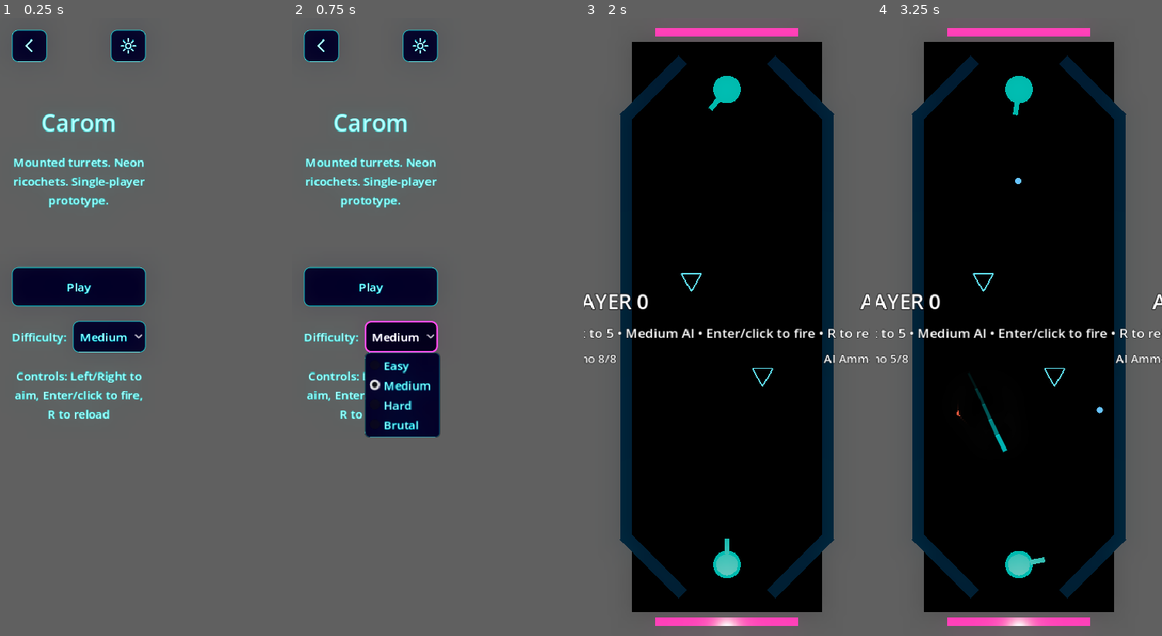
Above: before the commit, frames 1-4 (left to right).
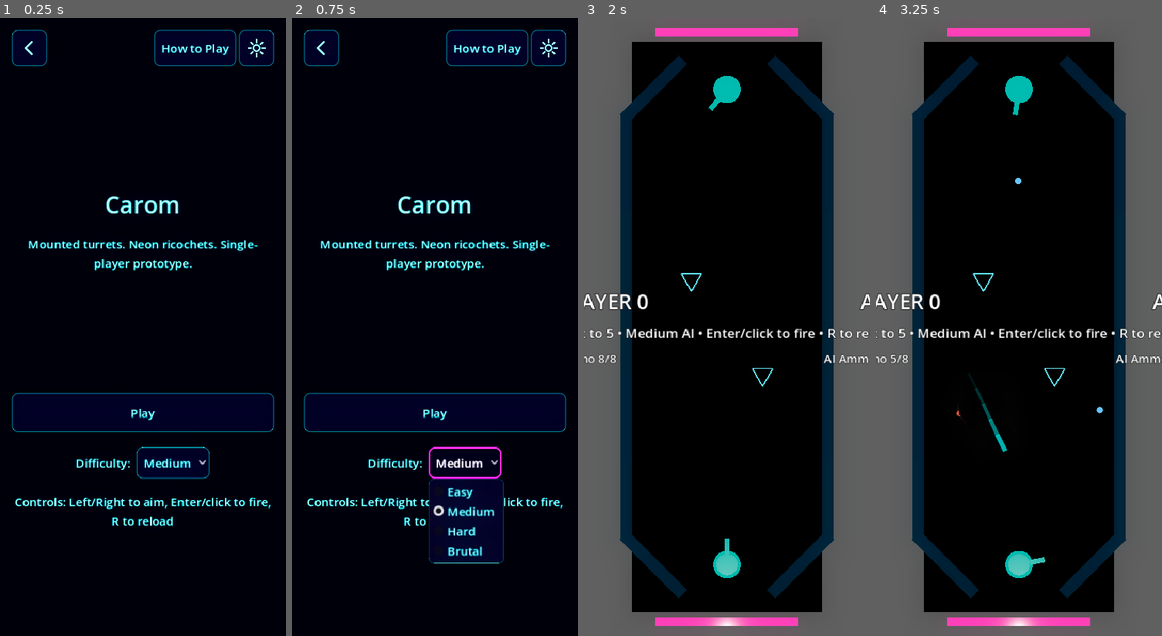
Above: after the commit, the same moments.

Repository: mchambers-mojang/sweet-vinegar-games
Game: Godot game, scene res://scenes/carom_menu.tscn
Same seed, same stepped clock (60 frames per second), same inputs: the game is played once before the commit and once after it. This scene is started directly instead of the project's main scene.
Inputs (mouse positions are in pixels of both pictures, inside the frame that each line leads up to):
- Up to frame 1 (0.25 s): no input
- Up to frame 2 (0.75 s): click "Medium" at 0.5 s
- Up to frame 3 (2 s): click "Play" at 1.25 s
- Up to frame 4 (3.25 s): tap Enter (ui_accept) at 2, 2.27, 2.75 s; move the mouse to (1081, 296) at 2.02 s; hold Right (ui_right) 2.03-2.75 s; hold Shift 2.03-2.75 s; click (1081, 296) at 2.17 s; drag from (961, 357) to (1004, 450) at 2.77 s

The runs differ from the first frame. In frame 1, 99% of the frame differs, in the area x 0-100%, y 0-100%; in frame 2, 97%; in frame 3, less than 0.1%; in frame 4, less than 0.1%.

Commit message:
fix: UI bugs — replay sizing, menu dropdowns, carom menu, debug overlay
- Replay player: set PRESET_FULL_RECT on board visual so it fills the
  adapter container (fixes tiny/offset replays for Shikaku and Blockudoku)
- Sudoku/Shikaku menus: replace toggle-to-expand button lists with
  always-visible OptionButton dropdowns (matching Carom pattern)
- Carom menu: change root to PanelContainer with background + fix
  MarginContainer layout so it renders full-screen like other menus
- Carom: add How To Play support (help topic + help text)
- Debug overlay: lower tap threshold from 7 to 5 and widen window to
  1.0s so it triggers alongside the Carom unlock gesture

Co-authored-by: Copilot <223556219+Copilot@users.noreply.github.com>

Diff:
--- a/carom/scripts/carom_menu.gd
+++ b/carom/scripts/carom_menu.gd
@@ -26,6 +26,14 @@
 	return Scenes.CAROM_ARENA
 
 
+func _get_display_name() -> String:
+	return "Carom"
+
+
+func _get_help_topic() -> String:
+	return "carom"
+
+
 func _has_save_support() -> bool:
 	return false
 
--- a/scenes/carom_menu.tscn
+++ b/scenes/carom_menu.tscn
@@ -1,16 +1,21 @@
-[gd_scene load_steps=2 format=3]
+[gd_scene load_steps=3 format=3]
 
 [ext_resource type="Script" path="res://carom/scripts/carom_menu.gd" id="1"]
 
-[node name="CaromMenu" type="Control"]
+[sub_resource type="StyleBoxFlat" id="StyleBoxFlat_bg"]
+bg_color = Color(1, 1, 1, 1)
+
+[node name="CaromMenu" type="PanelContainer"]
 anchors_preset = 15
 anchor_right = 1.0
 anchor_bottom = 1.0
 grow_horizontal = 2
 grow_vertical = 2
+theme_override_styles/panel = SubResource("StyleBoxFlat_bg")
 script = ExtResource("1")
 
 [node name="MarginContainer" type="MarginContainer" parent="."]
+layout_mode = 2
 theme_override_constants/margin_left = 40
 theme_override_constants/margin_top = 40
 theme_override_constants/margin_right = 40
--- a/scenes/main_menu.tscn
+++ b/scenes/main_menu.tscn
@@ -10,8 +10,25 @@
 unique_name_in_owner = true
 text = "Sudoku"
 
-[node name="DifficultyContainer" type="VBoxContainer" parent="MarginContainer/VBoxContainer" index=8]
+[node name="DifficultyRow" type="HBoxContainer" parent="MarginContainer/VBoxContainer" index=6]
+layout_mode = 2
+alignment = 1
+
+[node name="DifficultyLabel" type="Label" parent="MarginContainer/VBoxContainer/DifficultyRow"]
+layout_mode = 2
+text = "Difficulty: "
+
+[node name="DifficultyButton" type="OptionButton" parent="MarginContainer/VBoxContainer/DifficultyRow"]
 unique_name_in_owner = true
 layout_mode = 2
-alignment = 1
-theme_override_constants/separation = 8
+item_count = 5
+popup/item_0/text = "Easy"
+popup/item_1/text = "Medium"
+popup/item_1/id = 1
+popup/item_2/text = "Hard"
+popup/item_2/id = 2
+popup/item_3/text = "Expert"
+popup/item_3/id = 3
+popup/item_4/text = "Evil"
+popup/item_4/id = 4
+selected = 1
--- a/scenes/shikaku_menu.tscn
+++ b/scenes/shikaku_menu.tscn
@@ -9,8 +9,27 @@
 [node name="MarginContainer/VBoxContainer/TitleLabel" parent="."]
 text = "Shikaku"
 
-[node name="SizeContainer" type="VBoxContainer" parent="MarginContainer/VBoxContainer" index=8]
+[node name="SizeRow" type="HBoxContainer" parent="MarginContainer/VBoxContainer" index=6]
+layout_mode = 2
+alignment = 1
+
+[node name="SizeLabel" type="Label" parent="MarginContainer/VBoxContainer/SizeRow"]
+layout_mode = 2
+text = "Grid size: "
+
+[node name="SizeButton" type="OptionButton" parent="MarginContainer/VBoxContainer/SizeRow"]
 unique_name_in_owner = true
 layout_mode = 2
-alignment = 1
-theme_override_constants/separation = 8
+item_count = 6
+popup/item_0/text = "5×5"
+popup/item_1/text = "7×7"
+popup/item_1/id = 1
+popup/item_2/text = "8×8"
+popup/item_2/id = 2
+popup/item_3/text = "10×10"
+popup/item_3/id = 3
+popup/item_4/text = "12×12"
+popup/item_4/id = 4
+popup/item_5/text = "15×15"
+popup/item_5/id = 5
+selected = 3
--- a/scripts/autoload/debug_overlay.gd
+++ b/scripts/autoload/debug_overlay.gd
@@ -1,7 +1,7 @@
 extends CanvasLayer
 
 const MAX_ANALYTICS_EVENTS := 8
-const VERSION_TAP_WINDOW_SEC := 0.8
+const VERSION_TAP_WINDOW_SEC := 1.0
 
 var _enabled: bool = false
 var _overlay_active: bool = false
@@ -45,7 +45,7 @@
 	_version_taps.append(now)
 	while _version_taps.size() > 0 and now - _version_taps[0] > VERSION_TAP_WINDOW_SEC:
 		_version_taps.remove_at(0)
-	if _version_taps.size() >= 7:
+	if _version_taps.size() >= 5:
 		_version_taps.clear()
 		_toggle_overlay("version_tap")
 
--- a/scripts/effects/how_to_play.gd
+++ b/scripts/effects/how_to_play.gd
@@ -8,6 +8,7 @@
 	"sudoku": "Fill the 9×9 grid so every row, column, and 3×3 box contains the digits 1–9 exactly once.\n\n• Tap a cell, then tap a number to place it\n• Use Notes mode to mark possible candidates\n• In Strict mode, 3 wrong answers ends the game\n• Double-tap a cell to highlight its row/column/box",
 	"shikaku": "Divide the grid into rectangles so each rectangle contains exactly one number, and that number equals the rectangle's area.\n\n• Drag to draw a rectangle\n• Tap an existing rectangle to remove it\n• Every cell must be covered by exactly one rectangle\n• Use Hint if you get stuck",
 	"blockudoku": "Place blocks on the 9×9 grid to fill complete rows, columns, or 3×3 boxes — filled lines are cleared fo …(196 unchanged characters)…
+	"carom": "Aim your mounted turret and ricochet projectiles into the opponent's goal.\n\n• Left/Right to aim your turret\n• Enter or click to fire\n• R to reload (bullets load slowly over time)\n• Ammo returns when projectiles reach a goal area\n• Puck has irregular contact points — momentum is unpredictable",
 }
 
 
--- a/scripts/replays/replay_player.gd
+++ b/scripts/replays/replay_player.gd
@@ -70,6 +70,7 @@
 	_visual.size_flags_vertical = Control.SIZE_EXPAND_FILL
 	_visual.size_flags_horizontal = Control.SIZE_EXPAND_FILL
 	adapter_container.add_child(_visual)
+	_visual.set_anchors_and_offsets_preset(Control.PRESET_FULL_RECT)
 
 	# Board _ready() has now run; initialize to the recorded initial state.
 	_adapter.reset_to_state(_initial_state, _visual)
--- a/scripts/shikaku/shikaku_menu.gd
+++ b/scripts/shikaku/shikaku_menu.gd
@@ -6,13 +6,10 @@
 @onready var new_game_button: Button = %NewGameButton
 @onready var stats_button: Button = %StatsButton
 @onready var settings_button: Button = $MarginContainer/VBoxContainer/TopBar/SettingsButton
-@onready var size_container: VBoxContainer = %SizeContainer
+@onready var size_button: OptionButton = %SizeButton
 @onready var back_button: Button = $MarginContainer/VBoxContainer/TopBar/BackButton
 
 const SIZE_OPTIONS := [5, 7, 8, 10, 12, 15]
-const SIZE_NAMES := {5: "5×5", 7: "7×7", 8: "8×8", 10: "10×10", 12: "12×12", 15: "15×15"}
-
-var _showing_sizes := false
 
 
 # --- GameMenu overrides ---
@@ -42,13 +39,12 @@
 
 
 func _on_menu_ready() -> void:
-	size_container.visible = false
-	_setup_size_buttons()
+	size_button.selected = 3  # Default to 10×10
 
 
 func _start_game() -> void:
-	# After abandon, show size selector instead of starting immediately
-	_toggle_sizes()
+	var grid_size: int = SIZE_OPTIONS[size_button.selected]
+	_start_new_game_with_size(grid_size)
 
 
 func _resume_game(data: Dictionary) -> void:
@@ -67,40 +63,12 @@
 	GameStatsManager.set_counter("shikaku", "current_streak", 0)
 
 
-# --- Shikaku-specific: size selector ---
+# --- Shikaku-specific ---
 
-func _on_new_game_pressed() -> void:
-	# Override base: toggle size selector instead of immediate start
-	if GameSaveManager.has_saved_game("shikaku"):
-		if _showing_sizes:
-			_toggle_sizes()
-			return
-		_show_abandon_dialog()
-	else:
-		_toggle_sizes()
-
-
-func _toggle_sizes() -> void:
-	_showing_sizes = not _showing_sizes
-	size_container.visible = _showing_sizes
-
-
-func _on_size_selected(grid_size: int) -> void:
+func _start_new_game_with_size(grid_size: int) -> void:
 	SceneTransition.transition_with_callback(func() -> void:
 		var game_scene: Node = load(_get_game_scene_path()).instantiate()
 		get_tree().root.add_child(game_scene)
 		game_scene.start_new_game(grid_size, grid_size)
 		queue_free()
 	)
-
-
-func _setup_size_buttons() -> void:
-	for child in size_container.get_children():
-		child.queue_free()
-	for s in SIZE_OPTIONS:
-		var btn := Button.new()
-		btn.text = SIZE_NAMES[s]
-		btn.custom_minimum_size = Vector2(200, 44)
-		var grid_size: int = s
-		btn.pressed.connect(func() -> void: _on_size_selected(grid_size))
-		size_container.add_child(btn)
--- a/scripts/sudoku/sudoku_main_menu.gd
+++ b/scripts/sudoku/sudoku_main_menu.gd
@@ -6,13 +6,11 @@
 @onready var new_game_button: Button = %NewGameButton
 @onready var stats_button: Button = %StatsButton
 @onready var settings_button: Button = $MarginContainer/VBoxContainer/TopBar/SettingsButton
-@onready var difficulty_container: VBoxContainer = %DifficultyContainer
+@onready var difficulty_button: OptionButton = %DifficultyButton
 @onready var title_label: Label = %TitleLabel
 @onready var back_button: Button = $MarginContainer/VBoxContainer/TopBar/BackButton
 
 const DIFFICULTY_NAMES := ["Easy", "Medium", "Hard", "Expert", "Evil"]
-
-var _showing_difficulty := false
 
 
 # --- GameMenu overrides ---
@@ -49,8 +47,7 @@
 		"highlight_row_col_box": true,
 		"auto_remove_pencil_marks": true,
 	})
-	difficulty_container.visible = false
-	_setup_difficulty_buttons()
+	difficulty_button.selected = 1
 
 
 func _apply_game_theme() -> void:
@@ -58,9 +55,8 @@
 
 
 func _start_game() -> void:
-	# After abandon, show difficulty selector
-	_showing_difficulty = true
-	difficulty_container.visible = true
+	var diff := difficulty_button.selected
+	_start_new_game_with_difficulty(diff)
 
 
 func _resume_game(data: Dictionary) -> void:
@@ -79,40 +75,7 @@
 	GameStatsManager.set_counter("sudoku", "current_streak", 0)
 
 
-# --- Sudoku-specific: difficulty selector ---
-
-func _on_new_game_pressed() -> void:
-	# Override base: toggle difficulty list, only abandon-confirm if save exists
-	_showing_difficulty = not _showing_difficulty
-	difficulty_container.visible = _showing_difficulty
-
-
-func _on_difficulty_selected(diff: int) -> void:
-	if GameSaveManager.has_saved_game("sudoku"):
-		_confirm_abandon_and_start(diff)
-	else:
-		_start_new_game_with_difficulty(diff)
-
-
-func _confirm_abandon_and_start(diff: int) -> void:
-	var dialog := ConfirmationDialog.new()
-	dialog.title = "Abandon Game?"
-	dialog.dialog_text = "Starting a new game will abandon\nyour current game and end\nyour streak."
-	dialog.ok_button_text = "Start New"
-	dialog.cancel_button_text = "Cancel"
-	dialog.min_size = Vector2i(300, 0)
-	dialog.size = Vector2i(300, 0)
-	add_child(dialog)
-	dialog.get_label().horizontal_alignment = HORIZONTAL_ALIGNMENT_CENTER
-	dialog.popup_centered()
-	dialog.confirmed.connect(func() -> void:
-		_on_abandon_confirmed()
-		GameSaveManager.clear_save("sudoku")
-		dialog.queue_free()
-		_start_new_game_with_difficulty(diff)
-	)
-	dialog.canceled.connect(func() -> void: dialog.queue_free())
-
+# --- Sudoku-specific ---
 
 func _start_new_game_with_difficulty(diff: int) -> void:
 	SceneTransition.transition_with_callback(func() -> void:
@@ -121,16 +84,3 @@
 		game_scene.start_new_game(diff)
 		queue_free()
 	)
-
-
-func _setup_difficulty_buttons() -> void:
-	for child in difficulty_container.get_children():
-		child.queue_free()
-
-	for i in range(DIFFICULTY_NAMES.size()):
-		var btn := Button.new()
-		btn.text = DIFFICULTY_NAMES[i]
-		btn.custom_minimum_size = Vector2(200, 44)
-		var diff := i
-		btn.pressed.connect(func() -> void: _on_difficulty_selected(diff))
-		difficulty_container.add_child(btn)
